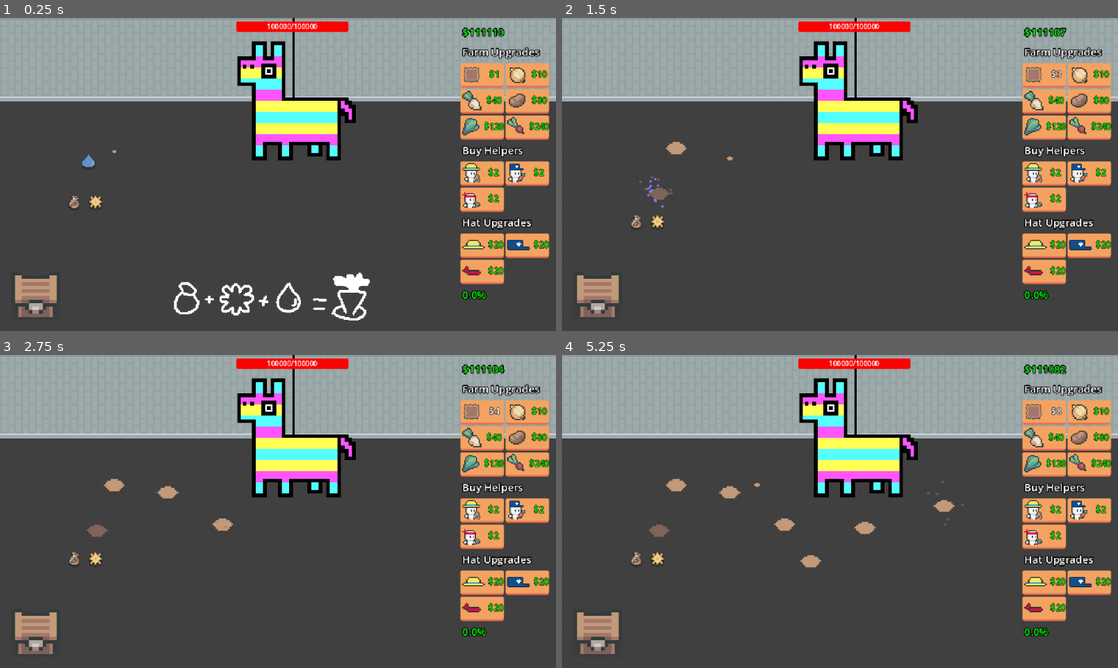
Above: before the commit, frames 1-4 (two rows, left to right).
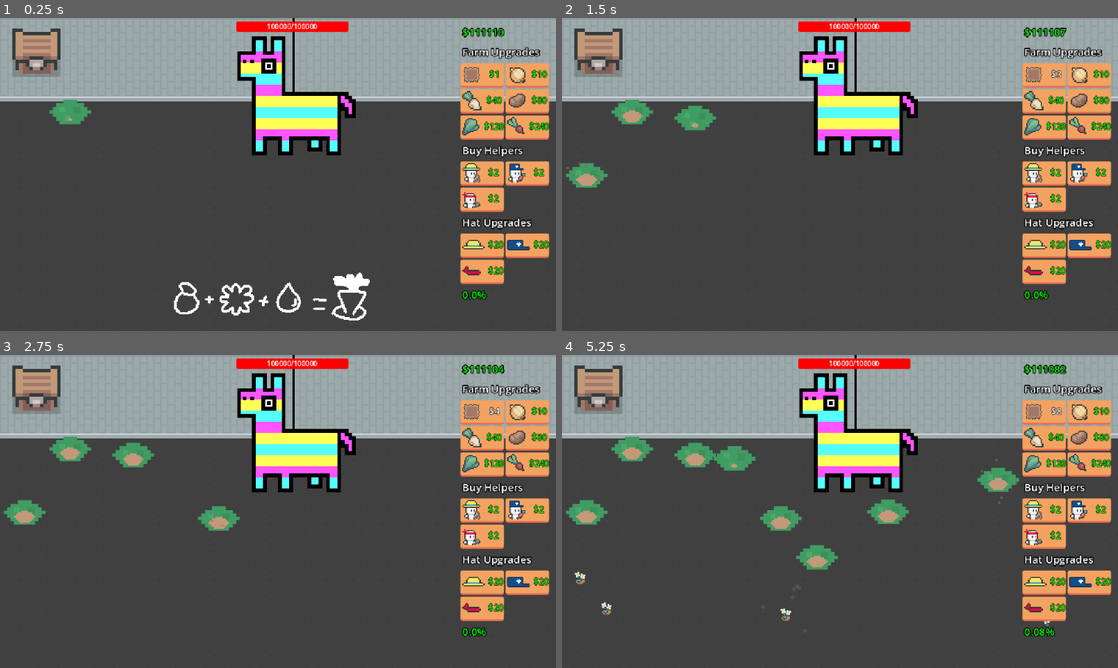
Above: after the commit, the same moments.

Repository: eric-marsh/farminata
Game: Godot game, scene res://scene/scene_switcher.tscn
Same seed, same stepped clock (60 frames per second), same inputs: the game is played once before the commit and once after it. Sound files missing from this copy of the repository are replaced by a short silence.
Inputs:
- Up to frame 1 (0.25 s): no input
- Up to frame 2 (1.5 s): click "$1" at 0.5 s; click "$2" at 1.25 s
- Up to frame 3 (2.75 s): click "$3" at 2 s
- Up to frame 4 (5.25 s): click "$4" at 2.75 s; click "$5" at 3.5 s; click "$6" at 4.25 s; click "$7" at 5 s

The runs differ from the first frame. In frame 1, 5.2% of the frame differs, in the area x 2-64%, y 3-96%; in frame 2, 6.2%; in frame 3, 6.6%; in frame 4, 8.7%, in the area x 0-89%, y 3-96%.
Error in both runs: Out of bounds get index '0' (on base: 'Array[Node]') (res://scene/plots_container.gd:9)

Commit message:
try to do grow green

Diff:
--- a/scene/enviornment.gd
+++ b/scene/enviornment.gd
@@ -27,12 +27,13 @@
 
 const FLOWER = preload("res://flower.tscn")
 func update_enviornment_layer():
-	if(State.num_plots > 2):
-		$"../Tutorial".visible = false
+	if(State.num_plots < 5):
+		if(State.num_plots > 2):
+			$"../Tutorial".visible = false
+			return
 		return
 
-	if(State.num_plots < 5):
-		return
+	#State.target_grass_scale = Vector2.ONE * max(3,(State.num_plots / 2))
 	var num_flowers_to_add = 0
 	if(State.num_plots < 20 and State.num_plots % 2 == 0):
 		num_flowers_to_add = 1
--- a/scene/main.tscn
+++ b/scene/main.tscn
@@ -10,18 +10,16 @@
 [ext_resource type="PackedScene" uid="uid://b7mjmd8qocm5n" path="res://scene/plot.tscn" id="5_wscrc"]
 [ext_resource type="Script" uid="uid://btvo711v3d32a" path="res://scene/drops_manager.gd" id="6_k65ib"]
 [ext_resource type="Script" uid="uid://b8iivuocvbyjt" path="res://script/helpers_container.gd" id="6_of57s"]
-[ext_resource type="PackedScene" uid="uid://xiwavl2b1sw0" path="res://scene/droppable.tscn" id="7_wscrc"]
 [ext_resource type="PackedScene" uid="uid://pcjs3l3ltyss" path="res://scene/sell_chest.tscn" id="8_of57s"]
 [ext_resource type="PackedScene" uid="uid://c0isrep8hx4u6" path="res://scene/piniata.tscn" id="10_tqoya"]
-[ext_resource type="Script" path="res://scene/enviornment.gd" id="12_wscrc"]
-[ext_resource type="PackedScene" uid="uid://b60032nv5tx0k" path="res://flower.tscn" id="14_v2gmf"]
+[ext_resource type="Script" uid="uid://cc5rukvl6a3t8" path="res://scene/enviornment.gd" id="12_wscrc"]
 [ext_resource type="Script" path="res://scene/fade_away_rect.gd" id="16_jcbur"]
 
 [sub_resource type="RectangleShape2D" id="RectangleShape2D_k65ib"]
-size = Vector2(366, 133)
+size = Vector2(514, 199)
 
 [sub_resource type="RectangleShape2D" id="RectangleShape2D_wscrc"]
-size = Vector2(639, 297)
+size = Vector2(637, 355)
 
 [sub_resource type="Animation" id="Animation_smf0o"]
 length = 0.001
@@ -156,17 +154,6 @@
 y_sort_enabled = true
 script = ExtResource("6_k65ib")
 
-[node name="Droppable" parent="Drops" instance=ExtResource("7_wscrc")]
-position = Vector2(102, 144)
-
-[node name="Droppable2" parent="Drops" instance=ExtResource("7_wscrc")]
-position = Vector2(110, 191)
-drop_type = 3
-
-[node name="Droppable3" parent="Drops" instance=ExtResource("7_wscrc")]
-position = Vector2(85, 191)
-drop_type = 4
-
 [node name="Helpers" type="Node2D" parent="."]
 y_sort_enabled = true
 position = Vector2(0, 6)
@@ -177,7 +164,7 @@
 [node name="Animations" type="Node2D" parent="."]
 
 [node name="SellChest" parent="." instance=ExtResource("8_of57s")]
-position = Vector2(41, 344)
+position = Vector2(42, 64)
 scale = Vector2(4, 4)
 
 [node name="Piniata" parent="." instance=ExtResource("10_tqoya")]
@@ -187,6 +174,7 @@
 position = Vector2(288, 223)
 
 [node name="CollisionShape2D" type="CollisionShape2D" parent="GrowArea"]
+position = Vector2(-23, 32.5)
 shape = SubResource("RectangleShape2D_k65ib")
 
 [node name="Enviornment" type="Area2D" parent="."]
@@ -195,7 +183,7 @@
 script = ExtResource("12_wscrc")
 
 [node name="CollisionShape2D" type="CollisionShape2D" parent="Enviornment"]
-position = Vector2(0.5, 31.5)
+position = Vector2(-0.5, 2.5)
 shape = SubResource("RectangleShape2D_wscrc")
 
 [node name="BadLayer" type="Node2D" parent="Enviornment"]
@@ -204,9 +192,6 @@
 [node name="GoodLayer" type="Node2D" parent="Enviornment"]
 y_sort_enabled = true
 position = Vector2(0, 2)
-
-[node name="Flower" parent="Enviornment/GoodLayer" instance=ExtResource("14_v2gmf")]
-position = Vector2(-285, -138)
 
 [node name="FadeAwayRect" type="ColorRect" parent="."]
 visible = false
--- a/scene/piniata.tscn
+++ b/scene/piniata.tscn
@@ -67,47 +67,6 @@
 "transitions": PackedFloat32Array(1),
 "update": 0,
 "values": [0.0]
-}
-
-[sub_resource type="Animation" id="Animation_odym4"]
-resource_name = "pulse"
-length = 0.2
-step = 0.1
-tracks/0/type = "value"
-tracks/0/imported = false
-tracks/0/enabled = true
-tracks/0/path = NodePath("Node2D/Sprite2D:scale")
-tracks/0/interp = 1
-tracks/0/loop_wrap = true
-tracks/0/keys = {
-"times": PackedFloat32Array(0, 0.1, 0.2),
-"transitions": PackedFloat32Array(1, 1, 1),
-"update": 0,
-"values": [Vector2(1, 1), Vector2(1.1, 1.1), Vector2(1, 1)]
-}
-tracks/1/type = "value"
-tracks/1/imported = false
-tracks/1/enabled = true
-tracks/1/path = NodePath("Node2D/Sprite2D/EyeSprite:scale")
-tracks/1/interp = 1
-tracks/1/loop_wrap = true
-tracks/1/keys = {
-"times": PackedFloat32Array(0, 0.1, 0.2),
-"transitions": PackedFloat32Array(1, 1, 1),
-"update": 0,
-"values": [Vector2(1, 1), Vector2(1.2, 1.2), Vector2(1, 1)]
-}
-tracks/2/type = "value"
-tracks/2/imported = false
-tracks/2/enabled = true
-tracks/2/path = NodePath("Node2D/Sprite2D:texture")
-tracks/2/interp = 1
-tracks/2/loop_wrap = true
-tracks/2/keys = {
-"times": PackedFloat32Array(0, 0.2),
-"transitions": PackedFloat32Array(1, 1),
-"update": 1,
-"values": [ExtResource("3_nu8ja"), ExtResource("1_ddpin")]
 }
 
 [sub_resource type="Animation" id="Animation_nu8ja"]
@@ -164,6 +123,47 @@
 "values": [0.261799, -0.261799]
 }
 
+[sub_resource type="Animation" id="Animation_odym4"]
+resource_name = "pulse"
+length = 0.2
+step = 0.1
+tracks/0/type = "value"
+tracks/0/imported = false
+tracks/0/enabled = true
+tracks/0/path = NodePath("Node2D/Sprite2D:scale")
+tracks/0/interp = 1
+tracks/0/loop_wrap = true
+tracks/0/keys = {
+"times": PackedFloat32Array(0, 0.1, 0.2),
+"transitions": PackedFloat32Array(1, 1, 1),
+"update": 0,
+"values": [Vector2(1, 1), Vector2(1.1, 1.1), Vector2(1, 1)]
+}
+tracks/1/type = "value"
+tracks/1/imported = false
+tracks/1/enabled = true
+tracks/1/path = NodePath("Node2D/Sprite2D/EyeSprite:scale")
+tracks/1/interp = 1
+tracks/1/loop_wrap = true
+tracks/1/keys = {
+"times": PackedFloat32Array(0, 0.1, 0.2),
+"transitions": PackedFloat32Array(1, 1, 1),
+"update": 0,
+"values": [Vector2(1, 1), Vector2(1.2, 1.2), Vector2(1, 1)]
+}
+tracks/2/type = "value"
+tracks/2/imported = false
+tracks/2/enabled = true
+tracks/2/path = NodePath("Node2D/Sprite2D:texture")
+tracks/2/interp = 1
+tracks/2/loop_wrap = true
+tracks/2/keys = {
+"times": PackedFloat32Array(0, 0.2),
+"transitions": PackedFloat32Array(1, 1),
+"update": 1,
+"values": [ExtResource("3_nu8ja"), ExtResource("1_ddpin")]
+}
+
 [sub_resource type="AnimationLibrary" id="AnimationLibrary_nu8ja"]
 _data = {
 &"RESET": SubResource("Animation_rrcj7"),
@@ -174,41 +174,6 @@
 [node name="Piniata" type="Node2D"]
 z_index = 10
 script = ExtResource("1_j2vsm")
-
-[node name="Node2D" type="Node2D" parent="."]
-
-[node name="Line2D" type="Line2D" parent="Node2D"]
-position = Vector2(1, 2)
-points = PackedVector2Array(0, 0, 0, 116)
-width = 3.0
-default_color = Color(0, 0, 0, 1)
-
-[node name="Output" parent="Node2D" instance=ExtResource("3_odym4")]
-position = Vector2(1, 108)
-enable_offset = true
-
-[node name="Sprite2D" type="Sprite2D" parent="Node2D"]
-position = Vector2(-64, -64)
-scale = Vector2(1.06749, 1.06749)
-texture = ExtResource("1_ddpin")
-centered = false
-offset = Vector2(0, 90)
-
-[node name="EyeSprite" type="Sprite2D" parent="Node2D/Sprite2D"]
-position = Vector2(34, 122)
-texture = ExtResource("4_rrcj7")
-
-[node name="LeftArea" type="Area2D" parent="Node2D"]
-position = Vector2(-1, 89)
-
-[node name="CollisionPolygon2D" type="CollisionPolygon2D" parent="Node2D/LeftArea"]
-polygon = PackedVector2Array(-65, -49, -49, -49, -49, -65, -9, -65, -9, -5, 0, -5, 0, 50, -2, 50, -2, 66, -20, 66, -20, 49, -30, 49, -30, 66, -49, 66, -49, -14, -65, -14)
-
-[node name="RightArea" type="Area2D" parent="Node2D"]
-position = Vector2(-1, 89)
-
-[node name="CollisionPolygon2D" type="CollisionPolygon2D" parent="Node2D/RightArea"]
-polygon = PackedVector2Array(0, -5, 53, -5, 67, 7, 67, 26, 51, 26, 51, 66, 32, 66, 28, 62, 11, 62, 11, 50, 0, 50)
 
 [node name="HealthBar" type="ProgressBar" parent="."]
 custom_minimum_size = Vector2(129, 2)
@@ -229,6 +194,43 @@
 label_settings = SubResource("LabelSettings_nu8ja")
 horizontal_alignment = 1
 
+[node name="Node2D" type="Node2D" parent="."]
+position = Vector2(0, -6)
+
+[node name="Line2D" type="Line2D" parent="Node2D"]
+z_index = -1
+position = Vector2(1, 2)
+points = PackedVector2Array(0, 0, 0, 116)
+width = 3.0
+default_color = Color(0, 0, 0, 1)
+
+[node name="Output" parent="Node2D" instance=ExtResource("3_odym4")]
+position = Vector2(1, 108)
+enable_offset = true
+
+[node name="Sprite2D" type="Sprite2D" parent="Node2D"]
+position = Vector2(-64, -64)
+scale = Vector2(1.06749, 1.06749)
+texture = ExtResource("1_ddpin")
+centered = false
+offset = Vector2(0, 90)
+
+[node name="EyeSprite" type="Sprite2D" parent="Node2D/Sprite2D"]
+position = Vector2(34, 122)
+texture = ExtResource("4_rrcj7")
+
+[node name="LeftArea" type="Area2D" parent="Node2D"]
+position = Vector2(-1, 89)
+
+[node name="CollisionPolygon2D" type="CollisionPolygon2D" parent="Node2D/LeftArea"]
+polygon = PackedVector2Array(-65, -49, -49, -49, -49, -65, -9, -65, -9, -5, 0, -5, 0, 50, -2, 50, -2, 66, -20, 66, -20, 49, -30, 49, -30, 66, -49, 66, -49, -14, -65, -14)
+
+[node name="RightArea" type="Area2D" parent="Node2D"]
+position = Vector2(-1, 89)
+
+[node name="CollisionPolygon2D" type="CollisionPolygon2D" parent="Node2D/RightArea"]
+polygon = PackedVector2Array(0, -5, 53, -5, 67, 7, 67, 26, 51, 26, 51, 66, 32, 66, 28, 62, 11, 62, 11, 50, 0, 50)
+
 [node name="AnimationPlayerPulse" type="AnimationPlayer" parent="."]
 libraries = {
 &"": SubResource("AnimationLibrary_nu8ja")
--- a/scene/plot.tscn
+++ b/scene/plot.tscn
@@ -1,6 +1,7 @@
-[gd_scene load_steps=11 format=3 uid="uid://b7mjmd8qocm5n"]
+[gd_scene load_steps=12 format=3 uid="uid://b7mjmd8qocm5n"]
 
 [ext_resource type="Script" uid="uid://dv6p8ldxol3f0" path="res://script/plot.gd" id="1_xmivb"]
+[ext_resource type="Texture2D" uid="uid://b1q4hk8ydgywg" path="res://img/plot/plot_grass.png" id="2_7bgvt"]
 [ext_resource type="Texture2D" uid="uid://d2go8llpcolsq" path="res://img/plot/plot_dry.png" id="2_8yg48"]
 [ext_resource type="Texture2D" uid="uid://bhreatr0ikkps" path="res://img/plants/carrot/carrot_sapling3.png" id="3_8yg48"]
 
@@ -140,11 +141,18 @@
 script = ExtResource("1_xmivb")
 
 [node name="Area2D" type="Area2D" parent="."]
+visible = false
 y_sort_enabled = true
 position = Vector2(0, -11)
 
 [node name="CollisionShape2D" type="CollisionShape2D" parent="Area2D"]
 shape = SubResource("RectangleShape2D_4pdpe")
+
+[node name="Grass" type="Sprite2D" parent="."]
+z_index = -2
+scale = Vector2(2, 2)
+texture = ExtResource("2_7bgvt")
+offset = Vector2(0, -8)
 
 [node name="Dirt" type="Sprite2D" parent="."]
 z_index = -1
--- a/script/plot.gd
+++ b/script/plot.gd
@@ -8,6 +8,10 @@
 @export var grow_type: Enum.Grow_Type = Enum.Grow_Type.None
 
 var size: Vector2 = Vector2(32, 32)
+
+var grass_scale_speed: float = 1.5
+
+@onready var grass = $Grass
 
 func _ready() -> void:
 	size = Vector2($Dirt.texture.get_width(), $Dirt.texture.get_height())
@@ -15,9 +19,17 @@
 	animation_player.play("popup_crop")
 
 
-func _process(_delta: float) -> void:
+func _process(delta: float) -> void:
 	if !is_growing:
 		animate_breeze()
+
+	if grass.visible and grass.scale < State.target_grass_scale:
+		print(grass.scale, " , ", State.target_grass_scale)
+		grass.scale = grass.scale.lerp(State.target_grass_scale, delta * grass_scale_speed)
+		# Snap to target if close enough
+		if grass.scale.distance_to(State.target_grass_scale) < 0.01:
+			grass.scale = State.target_grass_scale
+		grass.offset = Vector2(0, -8) + (grass.scale * Vector2(0, 1))
 
 
 func animate_breeze():
@@ -142,15 +154,13 @@
 	if anim_name == "pluck_crop":
 		if is_plucking:
 			pluck_crop(true)
-		return
 	if anim_name == "grow_crop":
 		is_growing = false
 		plot_state = Enum.Plot_State.Dry
 		done_growing()
-		return
 	if anim_name == "popup_crop":
 		Util.create_explosion_particle(global_position - Vector2(0,8), Color(Color.html("#806359"), 0.7), 6, 1.0)
-		return
+		grass.visible = true
 	if anim_name == "pulse_crop":
 		return
 
--- a/script/state.gd
+++ b/script/state.gd
@@ -11,8 +11,10 @@
 var num_attack_helpers: int = 0
 
 var enviornment_percentage: float = 0.0
+var target_grass_scale: Vector2 = Vector2.ONE * 1.0
 
 var unlocked_slot_outputs: Array[Enum.Drop_Type] = []
+
 
 var max_piniata_hp: float = 100000
 var piniata_hp: float = max_piniata_hp
Binary file added: img/plot/plot_grass.png
Not shown, added: img/plot/plot_grass.png.import
Not shown: 1 places in scene/main.tscn that only renumber resources
